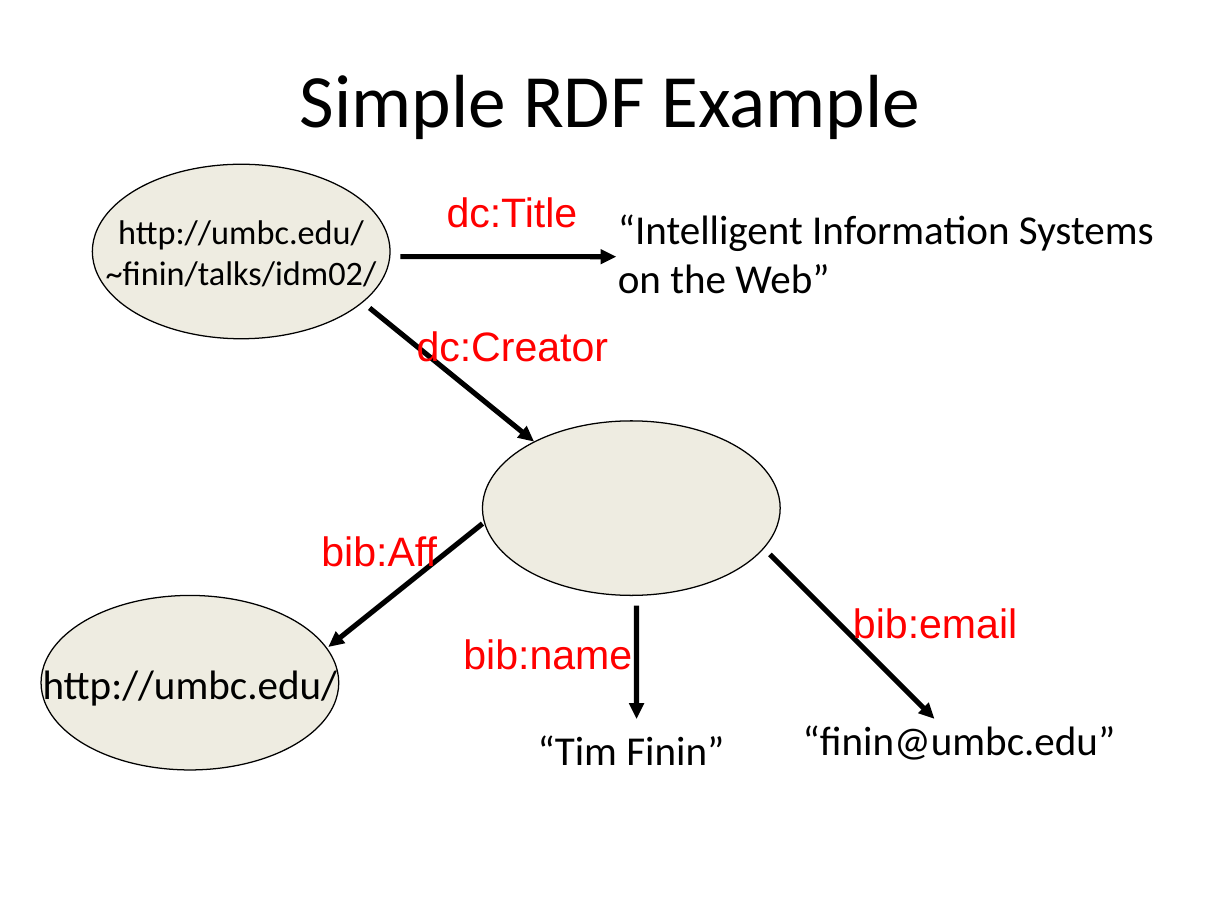
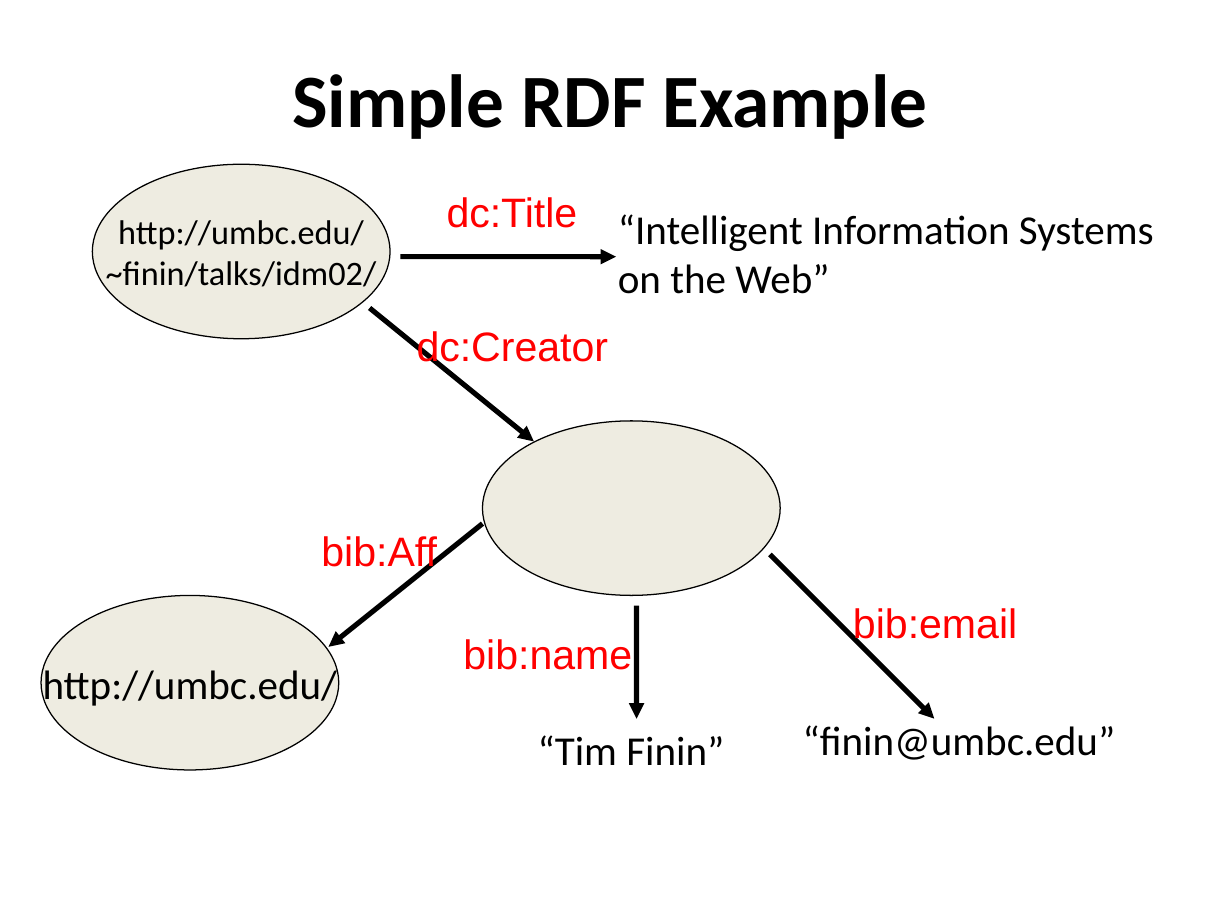
Before and after one commit to UMBC-CMSC-491-691-F19-Knowledge-Graphs/class_material, a slide deck: slide 16 of notes/01_introduction/01c_technologies.pptx. Drawn at 1232x924 pixels with LibreOffice and Linux fonts; fonts in the diff are those of the drawing. Boxes give left, top, right and bottom in pixels: in the first picture for what was removed or moved away, otherwise in the second. Text is boxed around its words. In the diff, an @@ line names an element or a change of style, - is before the commit and + after.

```diff
--- a/notes/01_introduction/01c_technologies.pptx
+++ b/notes/01_introduction/01c_technologies.pptx
@@ title "Simple RDF Example" at (x1=292, y1=74, x2=928, y2=139): bold on @@
```
Also in this commit, not shown: 13 other slides changed, 1 slide added, 1 other file.
